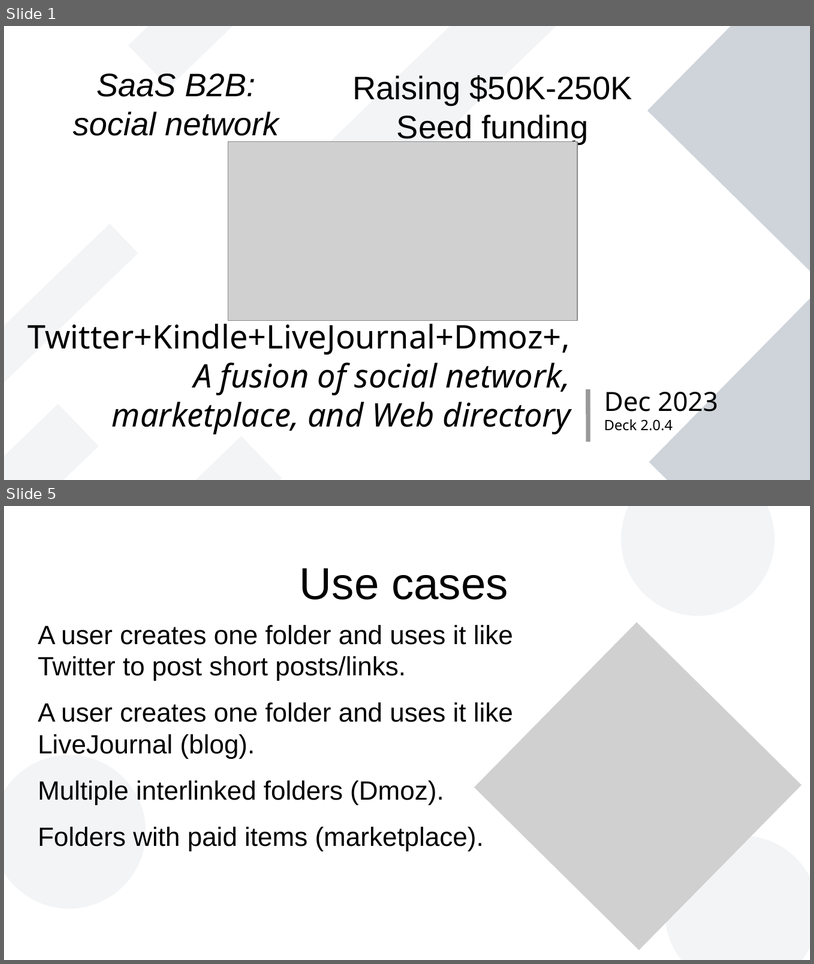
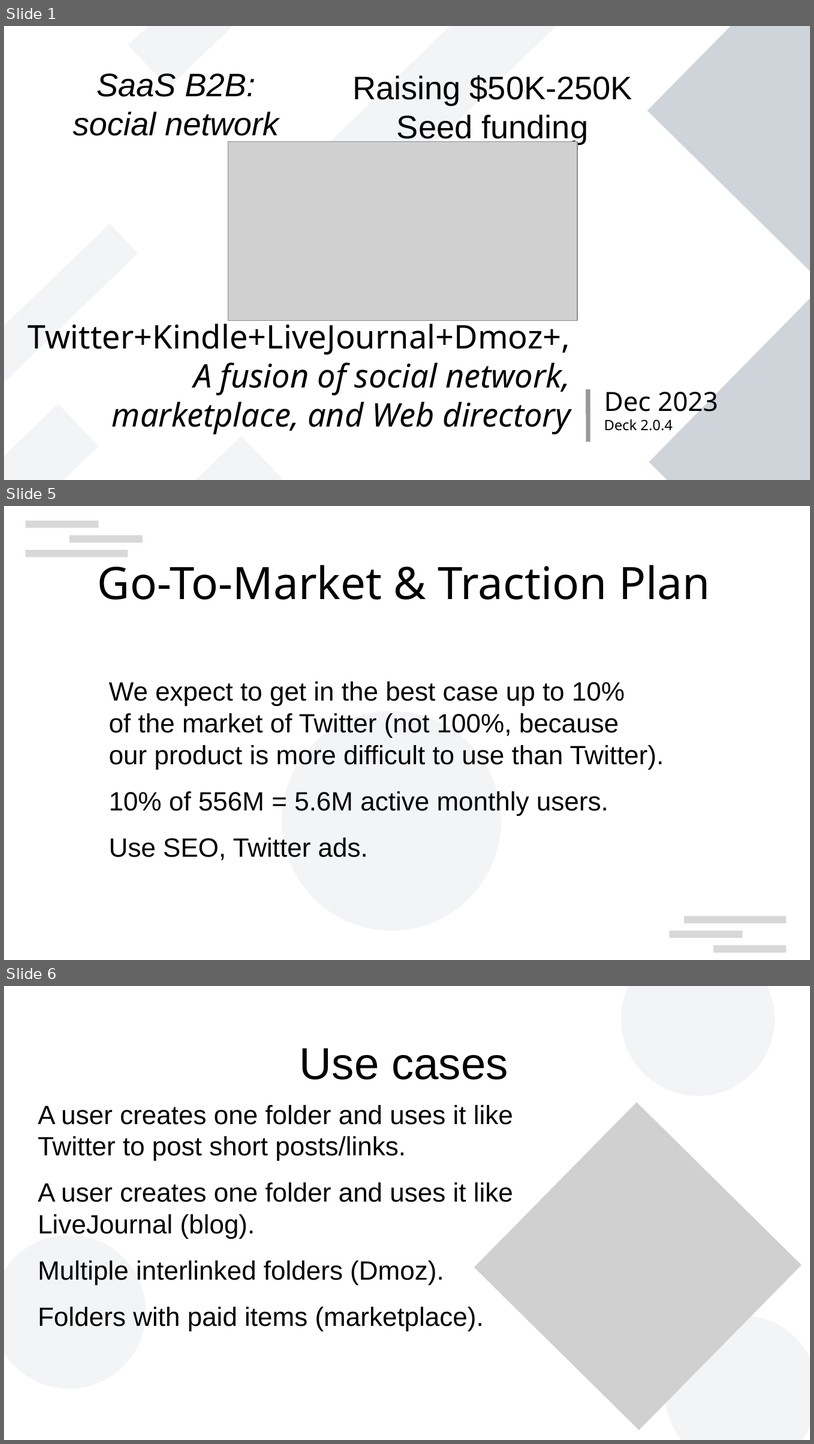
Before and after one commit to vporton/zondirectory2, a slide deck: docs/presentation.odp. Shown one above the other, each under a label of ours: slides 1 and 5 before the commit, slides 1, 5 and 6 after it; the slides between them are not shown. The pictures are 814x964 and 814x1444 pixels, drawn with LibreOffice and Linux fonts; fonts in the diff are those of the drawing; grey boxes stand for pictures; background and template pictures are left out. Boxes give left, top, right and bottom in pixels: in the first picture for what was removed or moved away, otherwise in the second. Text is boxed around its words. In the diff, an @@ line names an element or a change of style, - is before the commit and + after.

```diff
--- a/docs/presentation.odp
+++ b/docs/presentation.odp
@@ slide 5 added at (4, 506, 810, 960), background #FFFFFF @@
@@ rectangle added at (25, 520, 98, 528), fill #CCCCCC at 75% opacity @@
@@ rectangle added at (69, 535, 143, 543), fill #CCCCCC at 75% opacity @@
@@ rectangle added at (25, 550, 128, 557), fill #CCCCCC at 75% opacity @@
@@ title added at (98, 565, 710, 600), 44 pt, text #000000 @@
+Go-To-Market & Traction Plan
@@ text added at (109, 681, 665, 860), 26 pt, text #000000 @@
+We expect to get in the best case up to 10%
+of the market of Twitter (not 100%, because
+our product is more difficult to use than Twitter).
+10% of 556M = 5.6M active monthly users.
+Use SEO, Twitter ads.
@@ ellipse added at (282, 711, 501, 930), fill #8D99AE at 10% opacity @@
@@ rectangle added at (684, 916, 787, 923), fill #CCCCCC at 75% opacity @@
@@ rectangle added at (670, 930, 743, 938), fill #CCCCCC at 75% opacity @@
@@ rectangle added at (714, 945, 787, 952), fill #CCCCCC at 75% opacity @@
@@ what was slide 5 is now slide 6 @@
```
Also in this commit, not shown: 3 slides changed, 1 other slide added.
